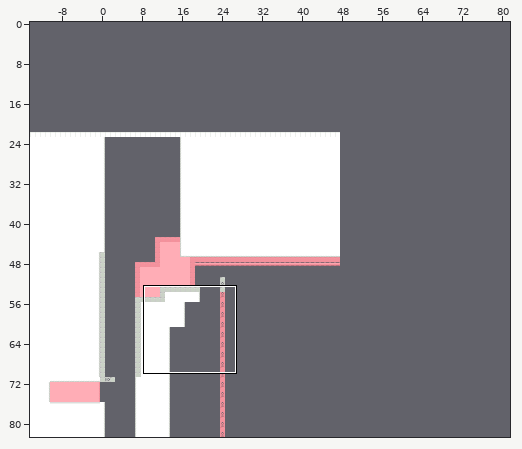
Two versions of a level (Tiled map (JSON), public/assets/levels/charge.json). Above: a wide view before the commit, with the close-up outlined.
Close-up. Earlier state:
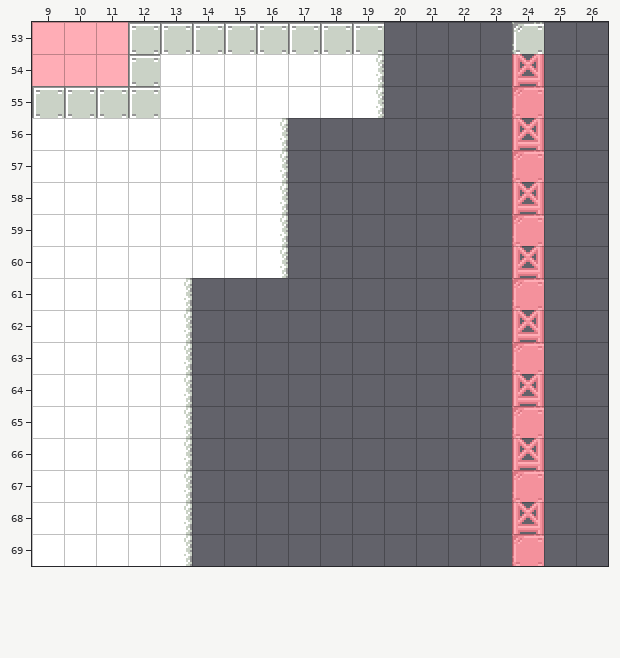
Cells are 16x16 px. Shown: x 9..26, y 53..69. The commit also changed other parts of the map, which this record leaves out. The old version is drawn lined up with the new one.
After the commit:
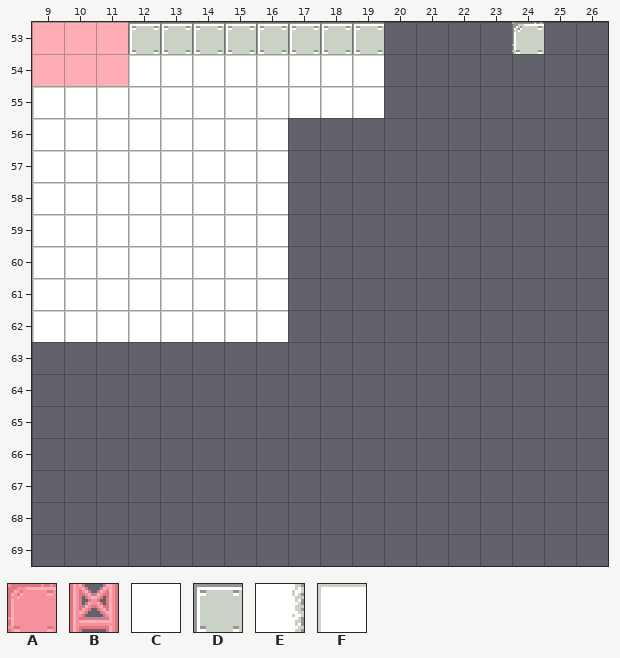
Key: from "bg-tileset": A 0, B 12; from "tilleset": C 3, D 6, E 15 flipped left-right, F 32.
_ is an empty cell.
Diff:
map size 62x61 -> 82x63 cells (old content now starts at -14,22; both pictures use the new coordinates)
Layer "Tile Layer 1":
Tile C becomes tile F in rows 54 to 55 at x 13 to 18; in rows 56 to 60 at x 9 to 15; in rows 61 to 62 at x 9 to 12.
Tile D becomes tile F in row 54 at x 12; in row 55 at x 9 to 12.
Tile E becomes tile F in rows 54 to 55 at x 19; in rows 56 to 60 at x 16; in rows 61 to 62 at x 13.
The author put tile F in rows 61 to 62 at x 14 to 16.
Tile A is removed in row 55 at x 24; in row 57 at x 24; in row 59 at x 24; in row 61 at x 24; in row 63 at x 24; in row 65 at x 24.
Tile A is removed in row 67 at x 24; in row 69 at x 24.
Tile B is removed in row 54 at x 24; in row 56 at x 24; in row 58 at x 24; in row 60 at x 24; in row 62 at x 24; in row 64 at x 24.
Tile B is removed in row 66 at x 24; in row 68 at x 24.
Tile C is removed in rows 63 to 69 at x 9 to 12.
Tile E is removed in rows 63 to 69 at x 13.
